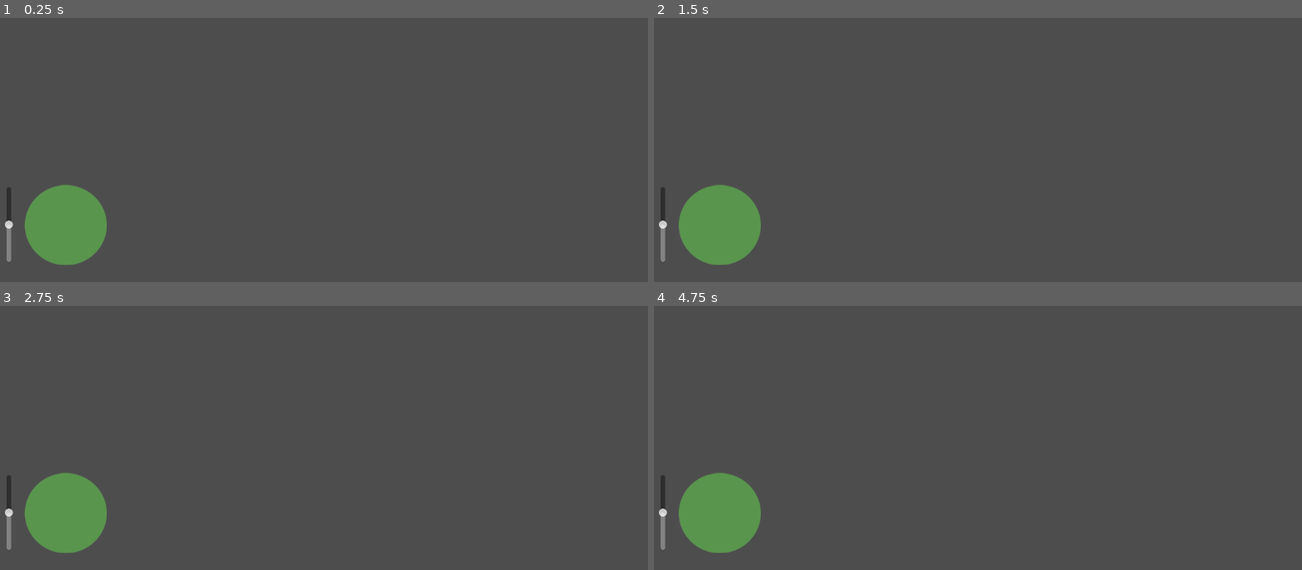
Above: before the commit, frames 1-4 (two rows, left to right).
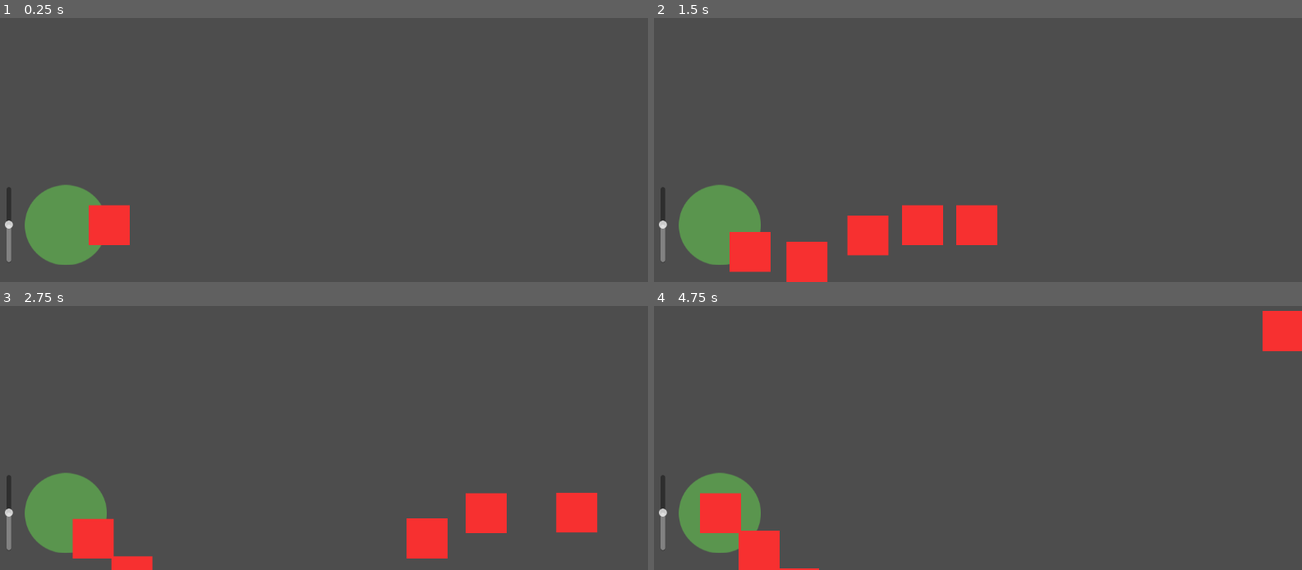
Above: after the commit, the same moments.

Repository: lethalgem/lemmings-forge-game
Game: Godot game, scene res://scenes/level_4.tscn
The game is run twice, just before and just after one commit, with the same random seed, the same clock (stepped at 60 frames per second) and the same inputs. This scene is started directly instead of the project's main scene.
Inputs (mouse positions are in pixels of both pictures, inside the frame that each line leads up to):
- Up to frame 1 (0.25 s): no input
- Up to frame 2 (1.5 s): move the mouse to (718, 226) at 0.52 s; press the mouse at (718, 226) at 0.53 s; hold Right (ui_right) 0.53-1.28 s; move the mouse to (841, 115) at 1.27 s; release the mouse at (841, 115) at 1.28 s; hold Down (ui_down) from 1.28 s (still down); right-click (841, 115) at 1.35 s; click (841, 115) at 1.42 s
- Up to frame 3 (2.75 s): move the mouse to (outside the picture) at 2.02 s; release Down (ui_down) at 2.03 s; hold Right (ui_right) from 2.03 s (still down); hold E (zoom_in) from 2.03 s (still down); click (outside the picture) at 2.17 s
- Up to frame 4 (4.75 s): move the mouse to (939, 459) at 2.77 s; release Right (ui_right) at 2.78 s; release E (zoom_in) at 2.78 s; hold Up (ui_up) 2.78-3.53 s; tap Q (zoom_out) at 2.85 s; click (939, 459) at 2.92 s; move the mouse to (1172, 440) at 3.52 s; press the mouse at (1172, 440) at 3.53 s; hold Left (ui_left) from 3.53 s (still down); move the mouse to (777, 329) at 4.27 s; release the mouse at (777, 329) at 4.28 s; right-click (777, 329) at 4.35 s; click (777, 329) at 4.42 s

The runs differ from the first frame. In frame 1, 1.0% of the frame differs, in the area x 13-21%, y 70-87%; in frame 2, 4.8%, in the area x 11-53%, y 70-100%; in frame 3, 4.2%; in frame 4, 2.9%.

Commit message:
Remove calling setparents

Diff:
--- a/scenes/level_3.tscn
+++ b/scenes/level_3.tscn
@@ -9,6 +9,7 @@
 
 [node name="Level3" type="Node2D" node_paths=PackedStringArray("planet")]
 script = ExtResource("1_2rr6c")
+debug_enabled = true
 id = 3
 planet = NodePath("Planet")
 
@@ -62,6 +63,6 @@
 initial_gravity = 20
 _parent = NodePath("..")
 
-[node name="Starship" parent="." instance=ExtResource("5_ooacw")]
-unique_name_in_owner = true
+[node name="Starship" parent="." node_paths=PackedStringArray("_level") instance=ExtResource("5_ooacw")]
 position = Vector2(1341, 413)
+_level = NodePath("..")
--- a/scenes/level_4.tscn
+++ b/scenes/level_4.tscn
@@ -10,6 +10,7 @@
 
 [node name="Level4" type="Node2D" node_paths=PackedStringArray("planet")]
 script = ExtResource("1_kywaf")
+debug_enabled = true
 id = 4
 planet = NodePath("Planet")
 
@@ -49,19 +50,20 @@
 initial_gravity = 20
 _parent = NodePath("..")
 
-[node name="Starship1" parent="." instance=ExtResource("5_1uurh")]
-unique_name_in_owner = true
+[node name="Starship1" parent="." node_paths=PackedStringArray("_level") instance=ExtResource("5_1uurh")]
 position = Vector2(1648, 312)
+_level = NodePath("..")
 
-[node name="Starship2" parent="." instance=ExtResource("5_1uurh")]
-unique_name_in_owner = true
+[node name="Starship2" parent="." node_paths=PackedStringArray("_level") instance=ExtResource("5_1uurh")]
 position = Vector2(3045, 451)
+_level = NodePath("..")
 
-[node name="WhiteHole" parent="." instance=ExtResource("6_mkl1k")]
-unique_name_in_owner = true
+[node name="WhiteHole" parent="." node_paths=PackedStringArray("_parent") instance=ExtResource("6_mkl1k")]
 position = Vector2(929, 1123)
+_parent = NodePath("..")
+initial_gravity = 12
 
-[node name="ExtraDarkBlackHole" parent="." instance=ExtResource("7_qrpof")]
-unique_name_in_owner = true
+[node name="ExtraDarkBlackHole" parent="." node_paths=PackedStringArray("_parent") instance=ExtResource("7_qrpof")]
 position = Vector2(1483, 2201)
 scale = Vector2(6, 6)
+_parent = NodePath("..")
--- a/scripts/extra_dark_black_hole.gd
+++ b/scripts/extra_dark_black_hole.gd
@@ -1,65 +1,28 @@
 class_name ExtraDarkBlackHole
 extends Node2D
 
+@export var _parent: Level
+@export var _currentGravity = 10
 
-var increaseGravity = false
-var decreaseGravity = false
+var ores_in_gravity_well = []
+const SPEED = 300.0
+const ROTATION_SPEED = 10
+var target_angle : float
 
 func _ready():
-	#%HoleCollision.set_pickable(true)
 	set_process_input(true)
-	pass
 
-#func _input_event(event):
-	#if event is InputEventMouseButton:
-		#if event.pressed and event.button_index == MOUSE_BUTTON_LEFT and is_mouse_within_collision_area(event.global_position): # Change BUTTON_LEFT to the button you want to detect
-			#increaseGravity = true
-		#elif not event.pressed and event.button_index == MOUSE_BUTTON_LEFT: # Change BUTTON_LEFT to the button you want to detect
-			#increaseGravity = false
-		#elif event.pressed and event.button_index == MOUSE_BUTTON_RIGHT and is_mouse_within_collision_area(event.global_position): # Change BUTTON_LEFT to the button you want to detect
-			#decreaseGravity = true
-		#elif not event.pressed and event.button_index == MOUSE_BUTTON_RIGHT: # Change BUTTON_LEFT to the button you want to detect
-			#decreaseGravity = false
-
-func is_mouse_within_collision_area(mouse_position):
-	#var space_state = get_world_2d().direct_space_state
-	#var result = space_state.intersect_point(mouse_position)
-	#return result.collider == %HoleCollision
-
-	var local_mouse_position = to_local(mouse_position)
-	var collider = %HoleCollision # Replace with your collision shape's name
-	return collider.shape.intersects(local_mouse_position)
-
-	#return %HoleCollision.shape.collide(mouse_position,,)
-
-
-var ores_in_gravity_well = []
-
-@onready var _parent = null
 func setParent(parent):
 	_parent = parent
 
 func addCrate(ore_instance):
 	ores_in_gravity_well.append(ore_instance)
 
-var _currentGravity = -1
-func setInitalGravity(gravity):
-	_currentGravity = gravity
-	#%HSlider.value = gravity
-	#%GravityLabel.text = str(_currentGravity)
 
 func gravityChanged(newValue: float):
 	_currentGravity = newValue
-	#%GravityLabel.text = str(_currentGravity)
-
-
-
-const SPEED = 300.0
-const ROTATION_SPEED = 10
-var target_angle : float
 
 func _physics_process(delta):
-	#var gravityModifier:float = float(%HSlider.value)
 	var gravityModifier:float = _currentGravity
 
 	var gravityBase:float = 400000
@@ -69,24 +32,12 @@
 		var distance_to_ore = ore.global_position.distance_to(global_position)
 		ore.update(direction_from_ore_to_self, distance_to_ore, gravityModifier * gravityBase, delta)
 
-	#var direction := Input.get_vector("ui_left", "ui_right", "ui_up", "ui_down")
-	#var velocity = direction * SPEED
-	#target_angle = %BlackHole.rotation - (_currentGravity ) * 10 * PI / 180
-	#print(target_angle)
-	#%BlackHole.rotation = lerp_angle(%BlackHole.rotation, target_angle, delta)
 	target_angle = %InnerCircle.rotation + (_currentGravity ) * 100 * PI * delta / 180
 	%InnerCircle.rotation = target_angle
 	target_angle = %OuterCircle.rotation + (_currentGravity ) * 100 * PI * delta * .4 / 180
 	%OuterCircle.rotation = target_angle
 	target_angle = %MoreOuterCircle.rotation + (_currentGravity ) * 100 * PI * delta * .2 / 180
 	%MoreOuterCircle.rotation = target_angle
-
-	#if increaseGravity:
-		#_currentGravity = _currentGravity + delta
-		#%HSlider.value = _currentGravity
-	#elif decreaseGravity:
-		#_currentGravity = _currentGravity - delta
-		#%HSlider.value = _currentGravity
 
 func _on_body_entered(body):
 	if body is Ore:
--- a/scripts/gravity_bubble.gd
+++ b/scripts/gravity_bubble.gd
@@ -1,8 +1,5 @@
+class_name GravityBubble
 extends Node2D
-
-@onready var ore = preload("res://scenes/ore.tscn")
-@onready var cast_to_ore = %DirectionRayCast
-var ores_in_gravity_well = []
 
 func _on_body_entered(body):
 	if body is Ore:
--- a/scripts/level_3.gd
+++ b/scripts/level_3.gd
@@ -2,4 +2,3 @@
 
 func _ready():
 	super()
-	%Starship.setLevel(self)
--- a/scripts/level_4.gd
+++ b/scripts/level_4.gd
@@ -1,16 +1,4 @@
 extends Level
 
-@onready var white_hole: WhiteHole = %WhiteHole
-@onready var extraDarkBlackHole: ExtraDarkBlackHole = %ExtraDarkBlackHole
-
 func _ready():
-	%Starship1.setLevel(self)
-	%Starship2.setLevel(self)
-
 	super()
-	print("ready")
-	white_hole.setParent(self)
-	white_hole.setInitalGravity(2)
-
-	extraDarkBlackHole.setParent(self)
-	extraDarkBlackHole.setInitalGravity(12)
--- a/scripts/planet.gd
+++ b/scripts/planet.gd
@@ -31,7 +31,6 @@
 		setLaunchVectorFromRotation()
 
 func setLevel(level):
-	print("setting level")
 	_level = level
 
 func setInitalRotation(initialRotation):
--- a/scripts/starship.gd
+++ b/scripts/starship.gd
@@ -1,9 +1,10 @@
 class_name Starship
 extends Node2D
 
+@export var _level: Level
+
 @onready var ore = preload("res://scenes/ore.tscn")
 
-var _level: Level
 var ores_in_gravity_well = []
 var is_mouse_hovering = false
 var increaseAngle = false
@@ -27,10 +28,6 @@
 	elif decreaseAngle:
 		_currentRotation -= 1
 		setLaunchVectorFromRotation()
-
-func setLevel(level):
-	print("setting level")
-	_level = level
 
 var _currentRotation = 0
 var _launchVector = Vector2(1, 0)
--- a/scripts/white_hole.gd
+++ b/scripts/white_hole.gd
@@ -1,13 +1,15 @@
 class_name WhiteHole
 extends Node2D
+
+@export var _parent: Level
+@export var initial_gravity = 10
 
 @onready var ore = preload("res://scenes/ore.tscn")
 @onready var cast_to_ore = %DirectionRayCast
 var ores_in_gravity_well = []
 
-@onready var _parent = null
-func setParent(parent):
-	_parent = parent
+func _ready():
+	setInitalGravity(initial_gravity)
 
 func addCrate(ore_instance):
 	ores_in_gravity_well.append(ore_instance)
@@ -15,10 +17,8 @@
 func setInitalGravity(gravity):
 	%HSlider.value = gravity
 
-
 func _physics_process(delta):
 	var gravityModifier:float = float(%HSlider.value)
-
 	var gravityBase:float = 400000 * 1.2
 
 	for ore in ores_in_gravity_well:
